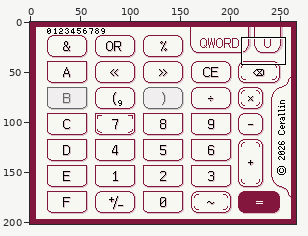
A pixel-art file gets an edit: design/HexCalculatorDS-sub-design.ase. Above: a wide view before the commit, with the close-up outlined.
Close-up. Earlier state:
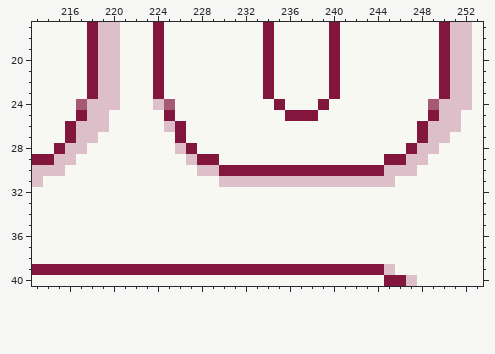
266x202 pixels, 1 frame. Shown: x 213..253, y 17..40. The commit also changed other parts of the picture, which this record leaves out.
New version:
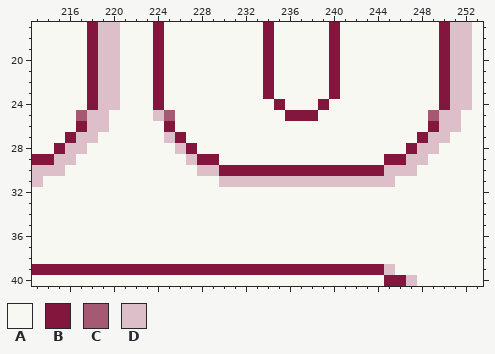
Palette (. is transparent): A #f8f8f3  B #82163d  C #a55973  D #ddbfca
Changes in this commit:
Layers "瓦片地图/符号瓦片", "瓦片地图/字节数瓦片":
The author changed colour B to colour A in row 26 at x 216, 226 and 248.
The author changed colour C to colour A in row 24 at x 217, 225 and 249.
The author changed colour D to colour B in row 24 at x 218, 224 and 250; in row 26 at x 217, 225 and 249.
The author changed colour B to colour C in row 25 at x 217, 225 and 249.
The author changed colour A to colour D in row 25 at x 224; in row 27 at x 225.
Boxes around the changes in both close-ups, in picture pixels (x1, y1, x2, y2):
changed: (65, 99, 98, 132)
changed: (153, 99, 186, 143)
changed: (417, 99, 450, 132)
